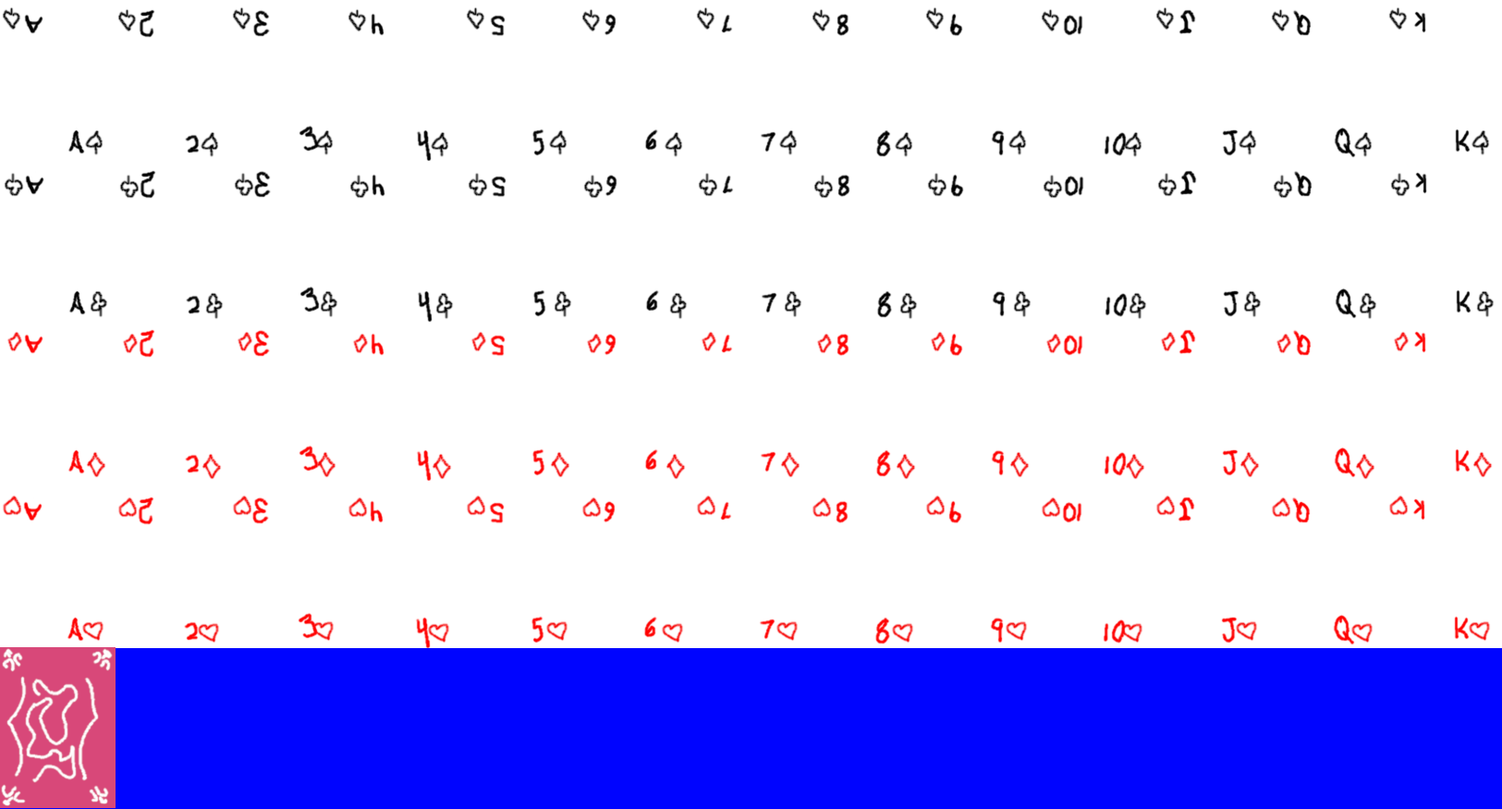
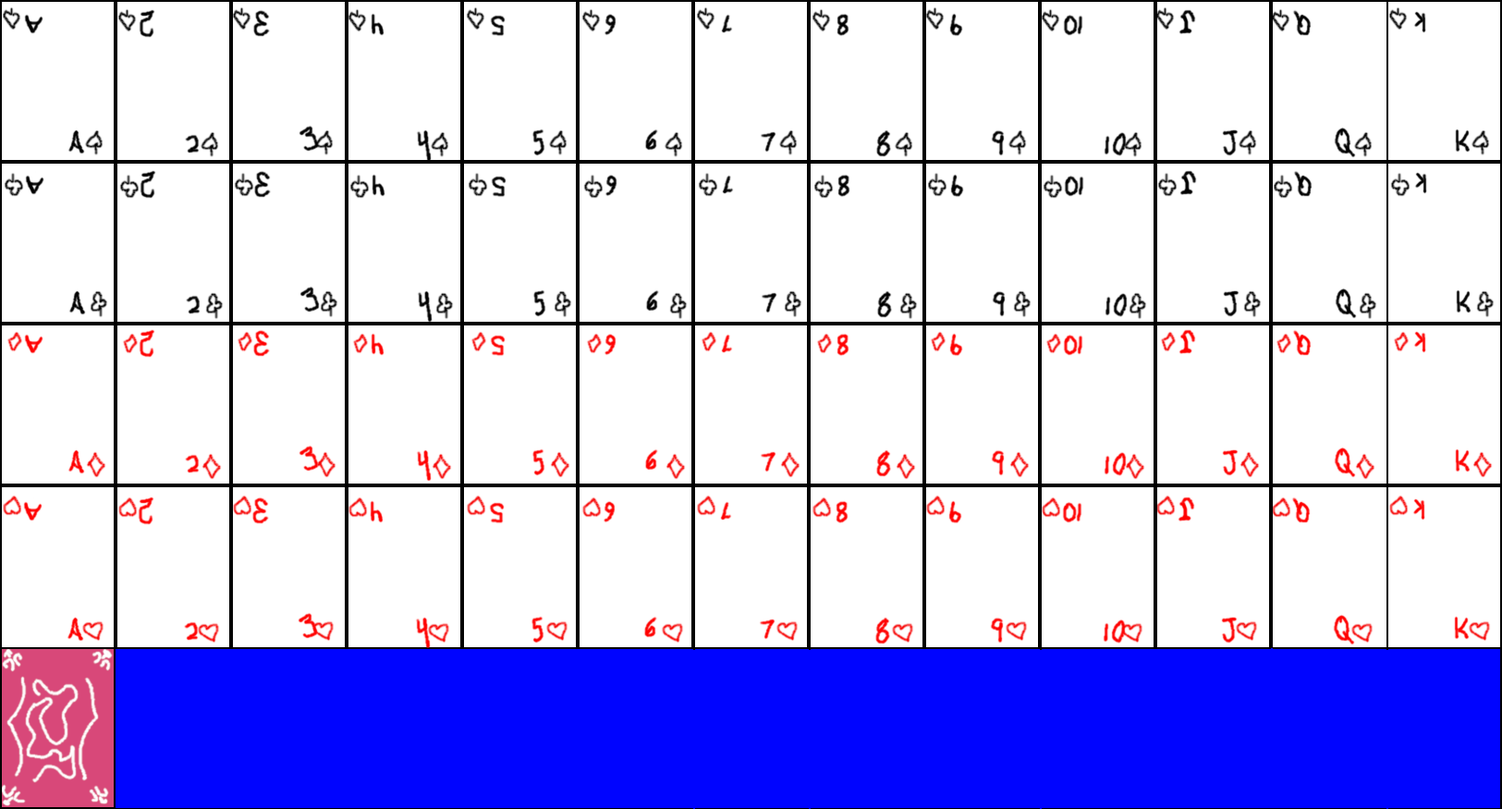
Layers edited between the first and the second 1502 × 809 image:
painted on "Background" over <box>0,0,1502,809</box>
